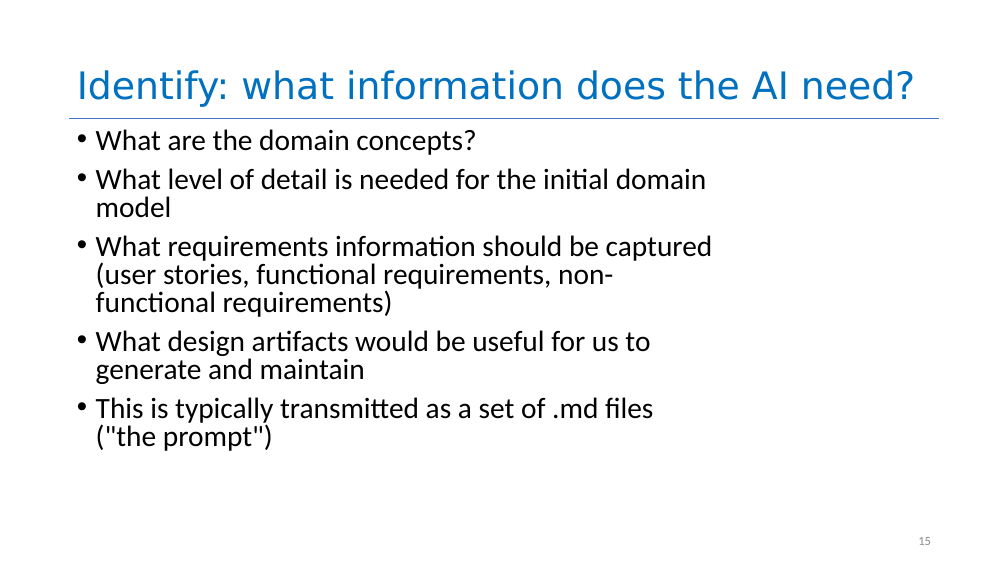
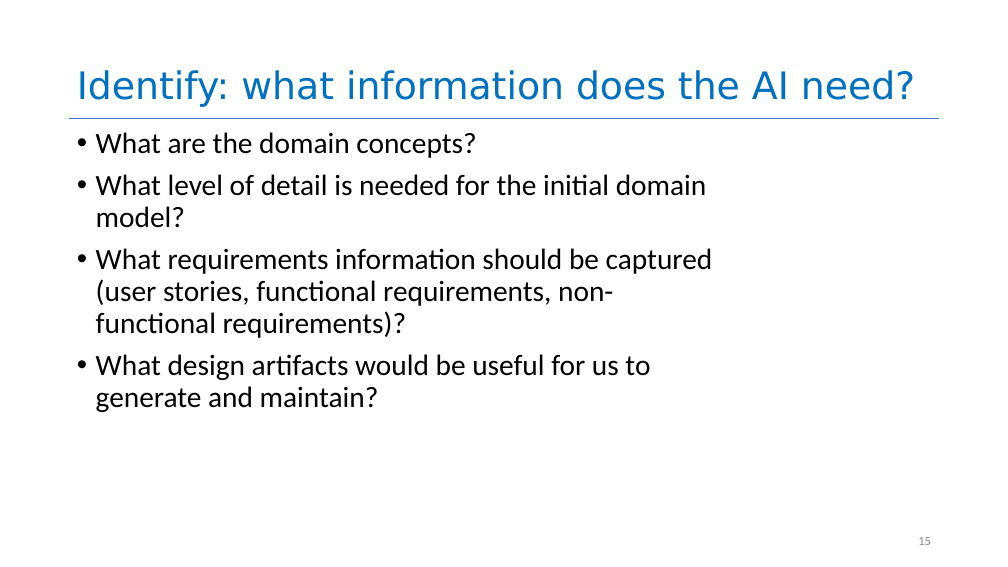
Before and after one commit to neu-se/CS4530-Spring-2026, a slide deck: slide 15 of Slides/Module 16 Using AI Agents.pptx. Drawn at 1008x567 pixels with LibreOffice and Linux fonts; fonts in the diff are those of the drawing. Boxes give left, top, right and bottom in pixels: in the first picture for what was removed or moved away, otherwise in the second. Text is boxed around its words. In the diff, an @@ line names an element or a change of style, - is before the commit and + after.

```diff
--- a/Slides/Module 16 Using AI Agents.pptx
+++ b/Slides/Module 16 Using AI Agents.pptx
@@ text at bbox=[96, 132, 476, 158]: line spacing 0.8 to 0.9 @@
@@ text at bbox=[96, 174, 713, 412]: text changed @@
-• What level of detail is needed for the initial domain model
-• What requirements information should be captured (user stories, functional requirements, non-functional requirements)
-• What design artifacts would be useful for us to generate and maintain
-• This is typically transmitted as a set of .md files ("the prompt")
+• What level of detail is needed for the initial domain model?
+• What requirements information should be captured (user stories, functional requirements, non-functional requirements)?
+• What design artifacts would be useful for us to generate and maintain?
```
Also in this commit, not shown: 18 other slides changed, 21 slides added, 18 slides removed, 2 other files.
